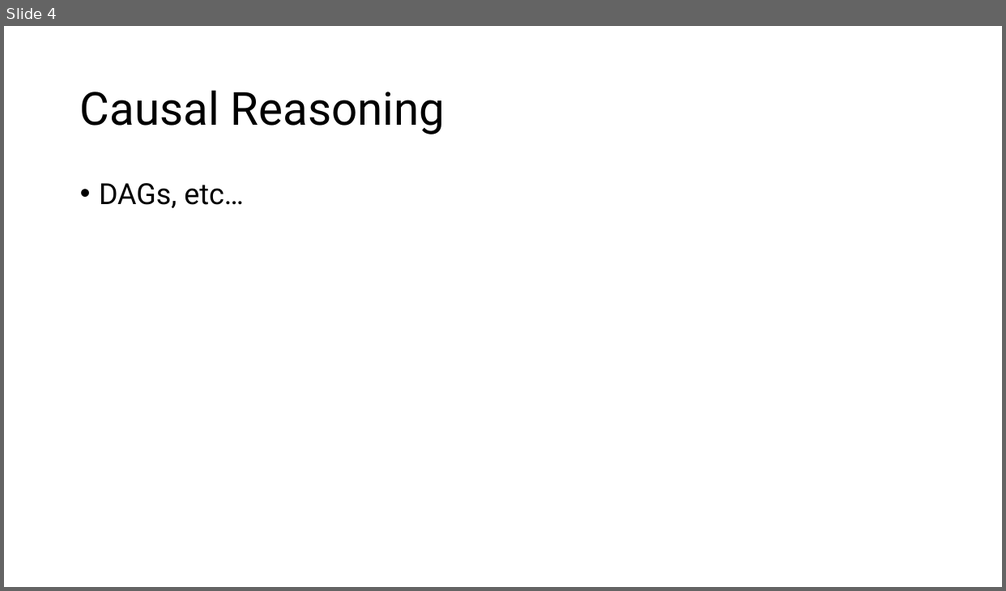
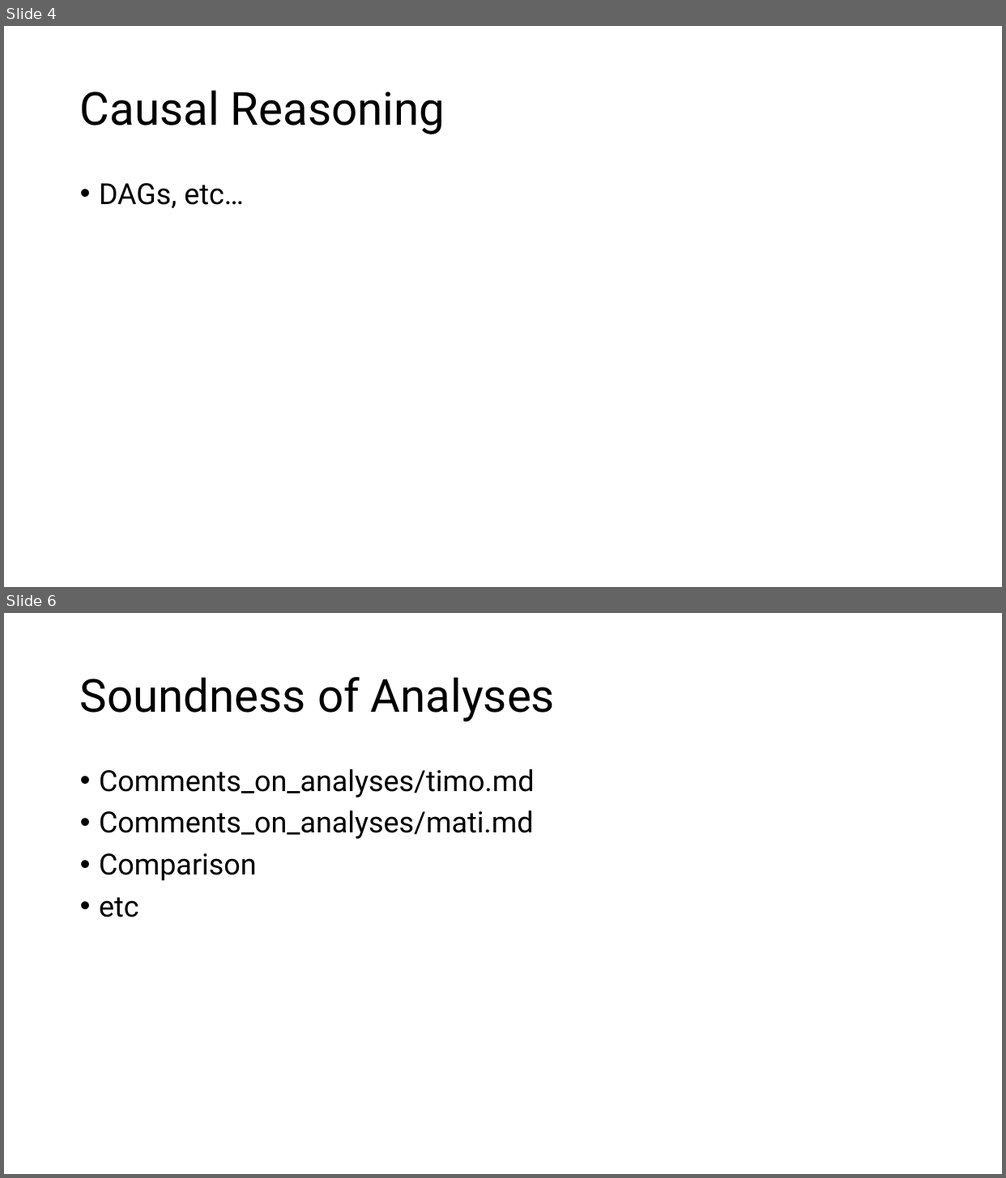
Before and after one commit to starnma1/BME_321_MiniProject, a slide deck: presentation/miniproject_presentation.pptx. Shown one above the other, each under a label of ours: slide 4 before the commit, slides 4 and 6 after it; the slides between them are not shown. The pictures are 1006x591 and 1006x1178 pixels, drawn with LibreOffice and Linux fonts; fonts in the diff are those of the drawing. Boxes give left, top, right and bottom in pixels: in the first picture for what was removed or moved away, otherwise in the second. Text is boxed around its words. In the diff, an @@ line names an element or a change of style, - is before the commit and + after.

```diff
--- a/presentation/miniproject_presentation.pptx
+++ b/presentation/miniproject_presentation.pptx
@@ slide 6 added at [4,613,1002,1174], background #FFFFFF @@
@@ title added at [80,677,555,722], 44 pt, text #000000 @@
+Soundness of Analyses
@@ text added at [99,769,535,918], 28 pt, text #000000 @@
+• Comments_on_analyses/timo.md
+• Comments_on_analyses/mati.md
+• Comparison
+• etc
```
Also in this commit, not shown: 2 slides changed, 2 other slides added, 1 slide removed, 1 other file.
